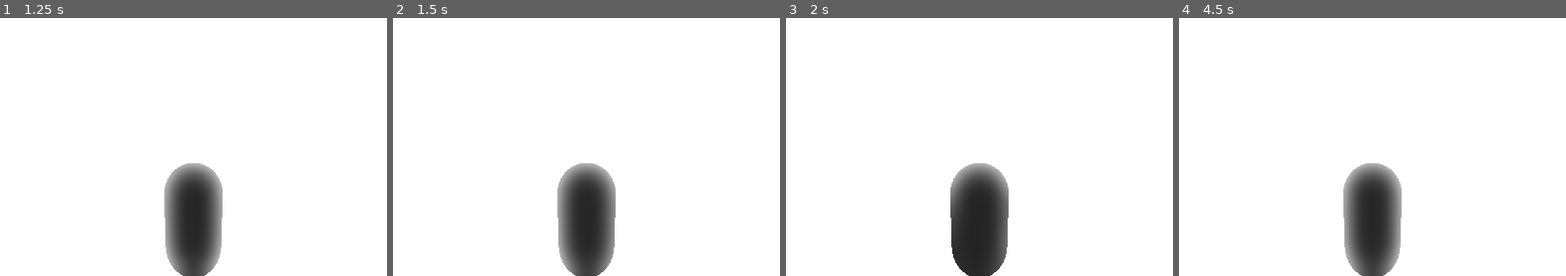
Above: before the commit, frames 1-4 (left to right).
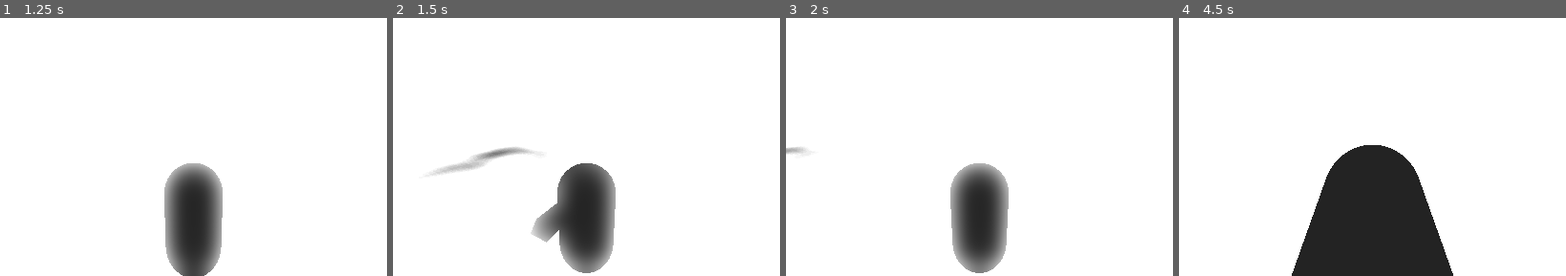
Above: after the commit, the same moments.

Repository: sanadjardaneh11-dotcom/TSR_game
Game: Godot game, scene res://Scenes/UI/Starting screen.tscn
The game is run twice, just before and just after one commit, with the same random seed, the same clock (stepped at 60 frames per second) and the same inputs.
Inputs (mouse positions are in pixels of both pictures, inside the frame that each line leads up to):
- Up to frame 1 (1.25 s): click "BEGIN?" at 0.5 s
- Up to frame 2 (1.5 s): tap Enter at 1.25 s; move the mouse to (671, 134) at 1.27 s; hold Right (ui_right) from 1.28 s (still down)
- Up to frame 3 (2 s): keep holding Right (ui_right)
- Up to frame 4 (4.5 s): move the mouse to (1295, 159) at 2.02 s; release Right (ui_right) at 2.03 s; hold Down (ui_down) 2.03-2.78 s; move the mouse to (1411, 90) at 2.77 s; hold Right (ui_right) 2.78-3.53 s; move the mouse to (1353, 198) at 3.52 s; hold Up (ui_up) 3.53-4.28 s; tap Space at 4.25 s; move the mouse to (1488, 185) at 4.27 s; hold Left (ui_left) from 4.28 s (still down)

Frame 1 is identical in both runs. In frame 2, 3.8% of the frame differs, in the area x 9-58%, y 50-100%; in frame 3, 2.7%; in frame 4, 13%, in the area x 29-71%, y 49-100%.

Commit message:
Camera movemnt and movement relative to camera

Diff:
--- a/Scripts/player_character.gd
+++ b/Scripts/player_character.gd
@@ -1,21 +1,26 @@
 extends CharacterBody3D
-
+@export var camera_speed = 0.1
 @export var speed = 100
 @export var max_speed = 100
 @export var friction = 1.1
+@onready var camera: SpringArm3D = $SpringArm3D
+
 var velocity_on_a_plane = Vector2(0,0)
 
 func _ready() -> void:
-	pass # Replace with function body.
+	Input.set_mouse_mode(Input.MOUSE_MODE_CAPTURED)
 
 
 func _physics_process(delta: float) -> void:
 	velocity_on_a_plane = Input.get_vector("ui_left","ui_right","ui_up","ui_down")*speed
-	velocity += Vector3(velocity_on_a_plane.x,0,velocity_on_a_plane.y)*delta
+	velocity += Vector3(velocity_on_a_plane.x,0,velocity_on_a_plane.y).rotated(Vector3.UP, camera.rotation.y)*delta
 	velocity = Vector3(clampf(velocity.x,-max_speed,max_speed),velocity.y,clampf(velocity.z,-max_speed,max_speed))
 	velocity /= friction
 
-	print(velocity)
+	move_and_slide()
 
-
-	move_and_slide()
+func _unhandled_input(event: InputEvent) -> void:
+	if event is InputEventMouseMotion:
+		camera.rotation.x -= event.relative.y * camera_speed
+		camera.rotation_degrees.x = clamp(camera.rotation_degrees.x, -30,85)
+		camera.rotation.y -= event.relative.x * camera_speed
